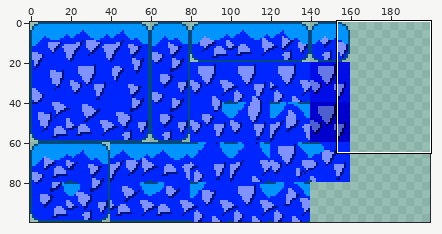
A sprite sheet gets an edit: python/pizzalike/ground.png. Above: a wide view before the commit, with the close-up outlined.
Close-up. Old version:
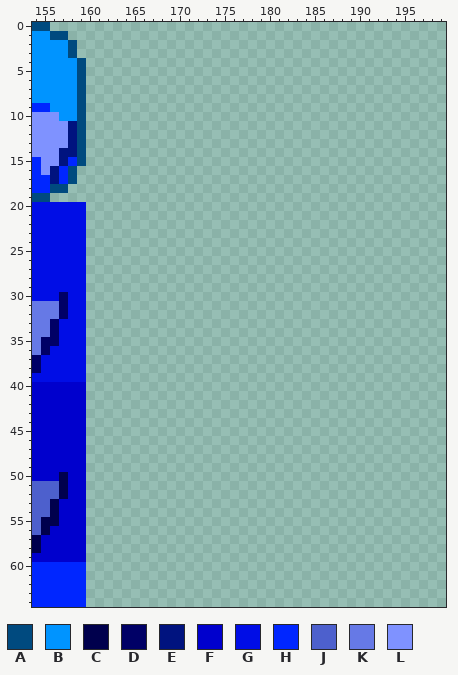
The file is 200x100 pixels. Shown: x 154..199, y 0..64.
Palette (. is transparent): A #004a7f  B #0094ff  C #00004d  D #000066  E #00137f  F #0000cd  G #000de6  H #0026ff  J #4d60cd  K #6679e6  L #7f92ff
Pixels before (only the part around the change), first column x 156:
 0 ............................................
 1 AA..........................................
 2 BBA.........................................
 3 BBA.........................................
 4 BBBA........................................
 5 BBBA........................................
 6 BBBA........................................
 7 BBBA........................................
 8 BBBA........................................
 9 BBBA........................................
10 LBBA........................................
11 LLEA........................................
12 LLEA........................................
13 LLEA........................................
14 LEEA........................................
15 LEHA........................................
16 EHA.........................................
17 EHA.........................................
18 AA..........................................
19 ............................................
20 GGGG........................................
21 GGGG........................................
22 GGGG........................................
23 GGGG........................................
24 GGGG........................................
25 GGGG........................................
26 GGGG........................................
27 GGGG........................................
28 GGGG........................................
29 GGGG........................................
30 GDGG........................................
31 KDGG........................................
32 KDGG........................................
33 DGGG........................................
34 DGGG........................................
35 DGGG........................................
36 GGGG........................................
37 GGGG........................................
38 GGGG........................................
39 GGGG........................................
40 FFFF........................................
41 FFFF........................................
42 FFFF........................................
43 FFFF........................................
44 FFFF........................................
45 FFFF........................................
46 FFFF........................................
47 FFFF........................................
48 FFFF........................................
49 FFFF........................................
50 FCFF........................................
51 JCFF........................................
52 JCFF........................................
53 CFFF........................................
54 CFFF........................................
55 CFFF........................................
56 FFFF........................................
57 FFFF........................................
58 FFFF........................................
59 FFFF........................................
60 HHHH........................................
61 HHHH........................................
62 HHHH........................................
63 HHHH........................................
64 HHHH........................................
After:
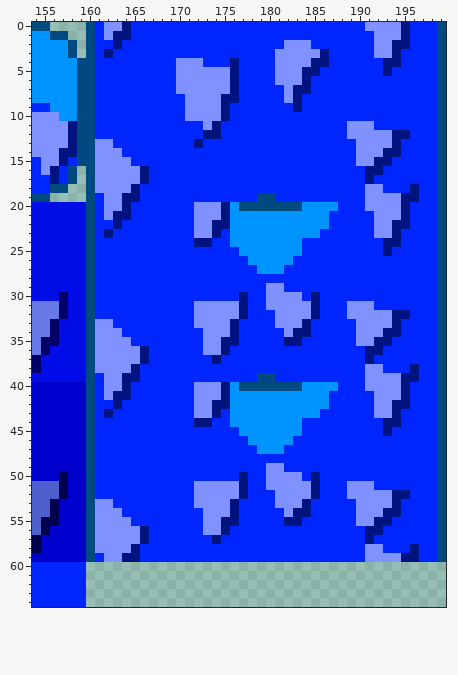
From old to new:
y 0: x 160..199 ........................................ -> AHLLEHHHHHHHHHHHHHHHHHHHHHHHHHHLLLLEHHHA
y 1: x 160..199 ........................................ -> AHLEEHHHHHHHHHHHHHHHHHHHHHHHHHHHLLLEHHHA
y 2: x 160..199 ........................................ -> AHHEHHHHHHHHHHHHHHHHHHLLLHHHHHHHLLEEHHHA
y 3: x 160..199 ........................................ -> AHEHHHHHHHHHHHHHHHHHHLLLLLEHHHHHLLEHHHHA
y 4: x 160..199 ........................................ -> AHHHHHHHHHLLLHHHEHHHHLLLLEEHHHHHHEEHHHHA
y 5: x 160..199 ........................................ -> AHHHHHHHHHLLLLLLEHHHHLLLEEHHHHHHHEHHHHHA
y 6: x 160..199 ........................................ -> AHHHHHHHHHLLLLLLEHHHHLLLEHHHHHHHHHHHHHHA
y 7: x 160..199 ........................................ -> AHHHHHHHHHLLLLLLEHHHHHLEEHHHHHHHHHHHHHHA
y 8: x 160..199 ........................................ -> AHHHHHHHHHHLLLLEEHHHHHLEHHHHHHHHHHHHHHHA
y 9: x 160..199 ........................................ -> AHHHHHHHHHHLLLLEHHHHHHHEHHHHHHHHHHHHHHHA
y 10: x 160..199 ........................................ -> AHHHHHHHHHHLLLLEHHHHHHHHHHHHHHHHHHHHHHHA
y 11: x 160..199 ........................................ -> AHHHHHHHHHHHHLEHHHHHHHHHHHHHHLLLHHHHHHHA
y 12: x 160..199 ........................................ -> AHHHHHHHHHHHHEEHHHHHHHHHHHHHHLLLLLEEHHHA
y 13: x 160..199 ........................................ -> ALLHHHHHHHHHEHHHHHHHHHHHHHHHHHLLLLEHHHHA
y 14: x 160..199 ........................................ -> ALLLHHHHHHHHHHHHHHHHHHHHHHHHHHLLLEEHHHHA
y 15: x 160..199 ........................................ -> ALLLLHHHHHHHHHHHHHHHHHHHHHHHHHLLEEHHHHHA
y 16: x 160..199 ........................................ -> ALLLLLEHHHHHHHHHHHHHHHHHHHHHHHHEEHHHHHHA
y 17: x 160..199 ........................................ -> ALLLLLEHHHHHHHHHHHHHHHHHHHHHHHHEHHHHHHHA
y 18: x 160..199 ........................................ -> ALLLLEHHHHHHHHHHHHHHHHHHHHHHHHHLLHHHEHHA
y 19: x 160..199 ........................................ -> AHLLEEHHHHHHHHHHHHHAAHHHHHHHHHHLLLLEEHHA
y 20: x 160..199 ........................................ -> AHLLEHHHHHHHLLLEBAAAAAAABBBBHHHLLLLEHHHA
y 21: x 160..199 ........................................ -> AHLEEHHHHHHHLLLEBBBBBBBBBBBHHHHHLLLEHHHA
y 22: x 160..199 ........................................ -> AHHEHHHHHHHHLLEEBBBBBBBBBBBHHHHHLLEEHHHA
y 23: x 160..199 ........................................ -> AHEHHHHHHHHHLLEHBBBBBBBBBBHHHHHHLLEHHHHA
y 24: x 160..199 ........................................ -> AHHHHHHHHHHHEEHHBBBBBBBBHHHHHHHHHEEHHHHA
y 25: x 160..199 ........................................ -> AHHHHHHHHHHHHHHHHBBBBBBBHHHHHHHHHEHHHHHA
y 26: x 160..199 ........................................ -> AHHHHHHHHHHHHHHHHHBBBBBHHHHHHHHHHHHHHHHA
y 27: x 160..199 ........................................ -> AHHHHHHHHHHHHHHHHHHBBBHHHHHHHHHHHHHHHHHA
y 28: x 160..199 ........................................ -> AHHHHHHHHHHHHHHHHHHHHHHHHHHHHHHHHHHHHHHA
y 29: x 160..199 ........................................ -> AHHHHHHHHHHHHHHHHHHHLLHHHHHHHHHHHHHHHHHA
y 30: x 160..199 ........................................ -> AHHHHHHHHHHHHHHHHEHHLLLLHEHHHHHHHHHHHHHA
y 31: x 160..199 ........................................ -> AHHHHHHHHHHHLLLLLEHHLLLLLEHHHLLLHHHHHHHA
y 32: x 160..199 ........................................ -> AHHHHHHHHHHHLLLLLEHHHLLLLEHHHLLLLLEEHHHA
y 33: x 160..199 ........................................ -> ALLHHHHHHHHHLLLLEHHHHLLLEHHHHHLLLLEHHHHA
y 34: x 160..199 ........................................ -> ALLLHHHHHHHHHLLLEHHHHHLEEHHHHHLLLEEHHHHA
y 35: x 160..199 ........................................ -> ALLLLHHHHHHHHLLEEHHHHHEEHHHHHHLLEEHHHHHA
y 36: x 160..199 ........................................ -> ALLLLLEHHHHHHLLEHHHHHHHHHHHHHHHEEHHHHHHA
y 37: x 160..199 ........................................ -> ALLLLLEHHHHHHHEHHHHHHHHHHHHHHHHEHHHHHHHA
y 38: x 160..199 ........................................ -> ALLLLEHHHHHHHHHHHHHHHHHHHHHHHHHLLHHHEHHA
y 39: x 160..199 ........................................ -> AHLLEEHHHHHHHHHHHHHAAHHHHHHHHHHLLLLEEHHA
y 40: x 160..199 ........................................ -> AHLLEHHHHHHHLLLEBAAAAAAABBBBHHHLLLLEHHHA
y 41: x 160..199 ........................................ -> AHLEEHHHHHHHLLLEBBBBBBBBBBBHHHHHLLLEHHHA
y 42: x 160..199 ........................................ -> AHHEHHHHHHHHLLEEBBBBBBBBBBBHHHHHLLEEHHHA
y 43: x 160..199 ........................................ -> AHEHHHHHHHHHLLEHBBBBBBBBBBHHHHHHLLEHHHHA
y 44: x 160..199 ........................................ -> AHHHHHHHHHHHEEHHBBBBBBBBHHHHHHHHHEEHHHHA
y 45: x 160..199 ........................................ -> AHHHHHHHHHHHHHHHHBBBBBBBHHHHHHHHHEHHHHHA
y 46: x 160..199 ........................................ -> AHHHHHHHHHHHHHHHHHBBBBBHHHHHHHHHHHHHHHHA
y 47: x 160..199 ........................................ -> AHHHHHHHHHHHHHHHHHHBBBHHHHHHHHHHHHHHHHHA
y 48: x 160..199 ........................................ -> AHHHHHHHHHHHHHHHHHHHHHHHHHHHHHHHHHHHHHHA
y 49: x 160..199 ........................................ -> AHHHHHHHHHHHHHHHHHHHLLHHHHHHHHHHHHHHHHHA
y 50: x 160..199 ........................................ -> AHHHHHHHHHHHHHHHHEHHLLLLHEHHHHHHHHHHHHHA
y 51: x 160..199 ........................................ -> AHHHHHHHHHHHLLLLLEHHLLLLLEHHHLLLHHHHHHHA
y 52: x 160..199 ........................................ -> AHHHHHHHHHHHLLLLLEHHHLLLLEHHHLLLLLEEHHHA
y 53: x 160..199 ........................................ -> ALLHHHHHHHHHLLLLEHHHHLLLEHHHHHLLLLEHHHHA
y 54: x 160..199 ........................................ -> ALLLHHHHHHHHHLLLEHHHHHLEEHHHHHLLLEEHHHHA
y 55: x 160..199 ........................................ -> ALLLLHHHHHHHHLLEEHHHHHEEHHHHHHLLEEHHHHHA
y 56: x 160..199 ........................................ -> ALLLLLEHHHHHHLLEHHHHHHHHHHHHHHHEEHHHHHHA
y 57: x 160..199 ........................................ -> ALLLLLEHHHHHHHEHHHHHHHHHHHHHHHHEHHHHHHHA
y 58: x 160..199 ........................................ -> ALLLLEHHHHHHHHHHHHHHHHHHHHHHHHHLLHHHEHHA
y 59: x 160..199 ........................................ -> AHLLEEHHHHHHHHHHHHHHHHHHHHHHHHHLLLLEEHHA
Pixel boxes of the changes (left, top, right, bottom) in both close-ups:
added: (86, 22, 446, 562)
